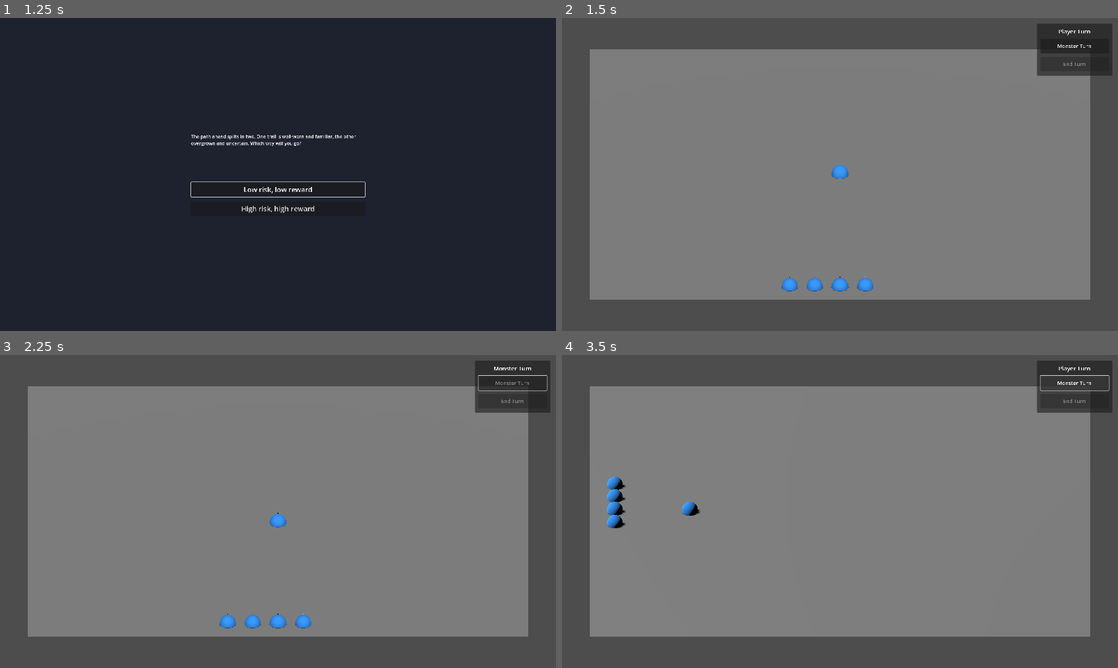
Above: before the commit, frames 1-4 (two rows, left to right).
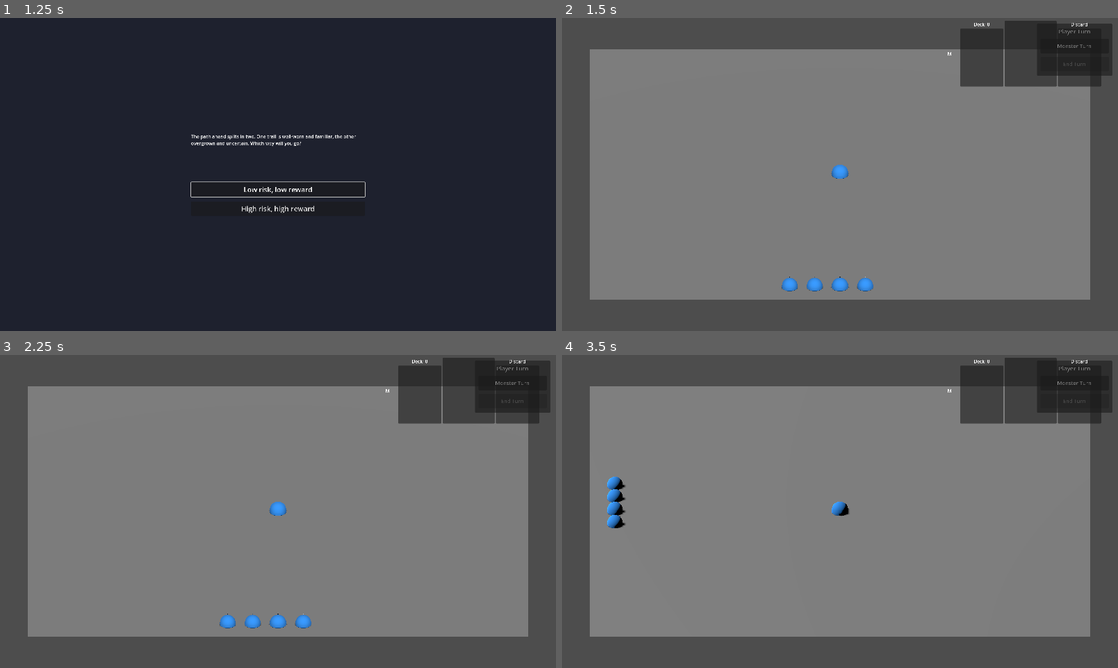
Above: after the commit, the same moments.

Repository: aartcmeijer-hash/silt-2
Game: Godot game, scene res://scenes/menus/main_menu.tscn
Two runs of this game, one before a commit and one after it. Both use one fixed random seed, a clock stepped at 60 frames per second and the inputs below.
Inputs:
- Up to frame 1 (1.25 s): click "Play" at 0.5 s
- Up to frame 2 (1.5 s): click "Low risk, low reward" at 1.25 s
- Up to frame 3 (2.25 s): click "Monster Turn" at 2 s
- Up to frame 4 (3.5 s): hold E (rotate_right) from 2.78 s (still down)

Frame 1 is identical in both runs. In frame 2, 3.2% of the frame differs, in the area x 69-97%, y 0-22%; in frame 3, 3.5%; in frame 4, 3.9%, in the area x 21-99%, y 0-52%.
Error after the commit: Invalid assignment of property or key 'text' with value of type 'String' on a base object of type 'Nil'. (res://scenes/game/ui/action_card_display.gd:44)

Commit message:
feat: integrate deck UI into tactical game screen
- Add MonsterDeckUI to canvas layer
- Create UI rows when monsters spawn
- Display initial deck counts

Co-Authored-By: Claude Sonnet 4.5 <noreply@anthropic.com>

Diff:
--- a/scenes/game/tactical_game_screen.tscn
+++ b/scenes/game/tactical_game_screen.tscn
@@ -1,8 +1,9 @@
-[gd_scene load_steps=4 format=3 uid="uid://dixwuw7btbhtt"]
+[gd_scene load_steps=5 format=3 uid="uid://dixwuw7btbhtt"]
 
 [ext_resource type="Script" path="res://scripts/game/tactical_game_screen.gd" id="1_tactical"]
 [ext_resource type="PackedScene" uid="uid://c7isometricgrid" path="res://scenes/game/isometric_grid.tscn" id="2_grid"]
 [ext_resource type="PackedScene" uid="uid://ctacticalui" path="res://scenes/game/tactical_ui.tscn" id="3_ui"]
+[ext_resource type="PackedScene" uid="uid://cmonsterdeck" path="res://scenes/game/ui/monster_deck_ui.tscn" id="4_deckui"]
 
 [node name="TacticalGameScreen" type="Node3D"]
 script = ExtResource("1_tactical")
@@ -25,6 +26,8 @@
 [node name="CanvasLayer" type="CanvasLayer" parent="."]
 
 [node name="TacticalUI" parent="CanvasLayer" instance=ExtResource("3_ui")]
+
+[node name="MonsterDeckUI" parent="CanvasLayer" instance=ExtResource("4_deckui")]
 
 [node name="PauseMenu" type="Control" parent="CanvasLayer"]
 visible = false
--- a/scripts/game/tactical_game_screen.gd
+++ b/scripts/game/tactical_game_screen.gd
@@ -8,6 +8,7 @@
 @onready var grid: IsometricGrid = $IsometricGrid
 @onready var entity_container: Node3D = $IsometricGrid/EntityContainer
 @onready var tactical_ui: Control = $CanvasLayer/TacticalUI
+@onready var monster_deck_ui: Control = $CanvasLayer/MonsterDeckUI
 @onready var pause_menu: Control = $CanvasLayer/PauseMenu
 @onready var resume_button: Button = $CanvasLayer/PauseMenu/VBoxContainer/ResumeButton
 
@@ -30,6 +31,7 @@
 	monster_ai = MonsterAIController.new(grid, entities)
 	add_child(monster_ai)
 	monster_ai.turn_completed.connect(_on_monster_ai_completed)
+	monster_ai.deck_ui = monster_deck_ui
 
 	tactical_ui.monster_turn_pressed.connect(_on_monster_turn_pressed)
 	tactical_ui.end_turn_pressed.connect(_on_end_turn_pressed)
@@ -77,6 +79,7 @@
 	# Initialize deck for monsters
 	if type == EntityPlaceholder.EntityType.MONSTER:
 		_initialize_monster_deck(id)
+		monster_deck_ui.create_monster_row(id, label)
 
 
 func _setup_camera() -> void:
@@ -186,3 +189,7 @@
 		return
 
 	monster_ai.initialize_monster_deck(monster_id, deck_config)
+
+	# Update UI with initial deck count
+	var deck: MonsterDeck = monster_ai.monster_decks[monster_id]
+	monster_deck_ui.update_deck_count(monster_id, deck.get_draw_pile_count())
